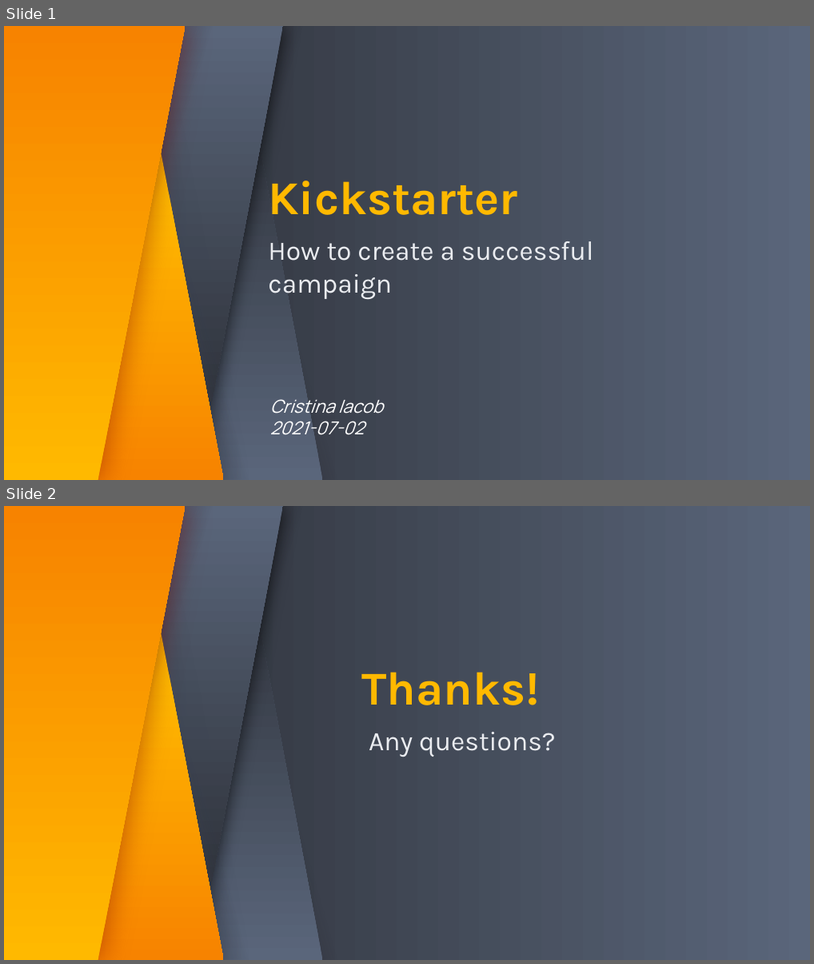
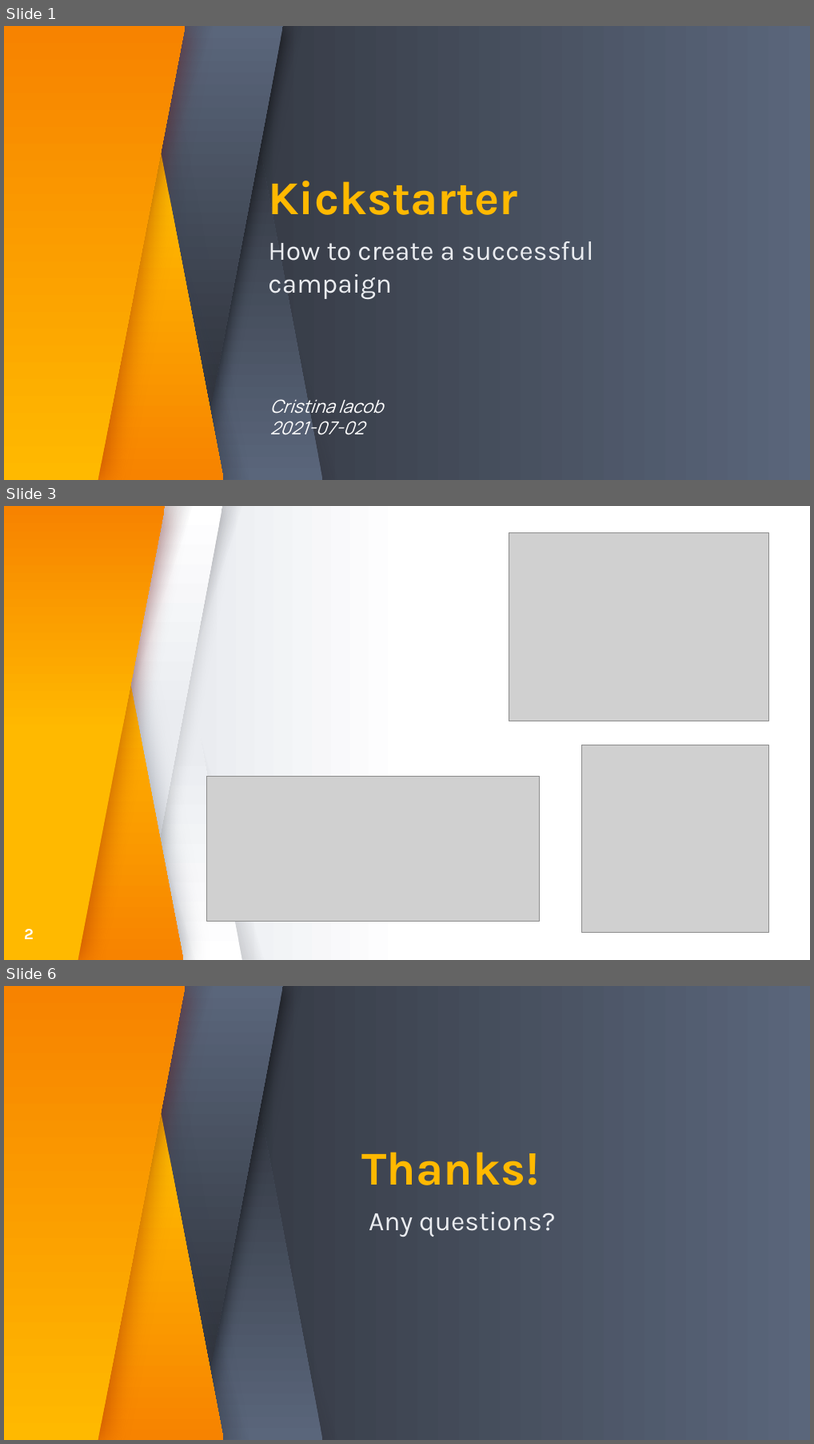
Before and after one commit to cristina-iacob/kickstarter_analysis, a slide deck: kickstarter_analysis.pptx. Shown one above the other, each under a label of ours: slides 1 and 2 before the commit, slides 1, 3 and 6 after it; the slides between them are not shown. The pictures are 814x964 and 814x1444 pixels, drawn with LibreOffice and Linux fonts; fonts in the diff are those of the drawing; grey boxes stand for pictures. Boxes give left, top, right and bottom in pixels: in the first picture for what was removed or moved away, otherwise in the second. Text is boxed around its words. In the diff, an @@ line names an element or a change of style, - is before the commit and + after.

```diff
--- a/kickstarter_analysis.pptx
+++ b/kickstarter_analysis.pptx
@@ slide 3 added at (4,506,810,960), background gradient #FFFFFF to #EAECF0 @@
@@ freeform shape added at (4,506,184,960), fill gradient #FFB900 to #F78300 @@
@@ freeform shape added at (4,506,166,960), fill gradient #FFB900 to #F78300 @@
@@ parallelogram added at (6,506,192,959), fill gradient #3E4655 to #27252C @@
@@ parallelogram added at (22,506,207,959), fill gradient #3E4655 to #27252C @@
@@ parallelogram added at (37,506,222,959), fill gradient #FFFFFF to #EAECF0 @@
@@ parallelogram added at (57,506,242,959), fill gradient #FFFFFF to #EAECF0 @@
@@ parallelogram added at (57,506,242,959), fill gradient #3E4655 to #27252C @@
@@ parallelogram added at (90,506,276,959), fill gradient #3E4655 to #27252C @@
@@ picture added at (509,532,769,720) @@
@@ picture added at (582,744,770,932) @@
@@ picture added at (207,776,539,920) @@
@@ text added at (24,928,34,939), 14 pt, text #FFFFFF, bold @@
+2
@@ what was slide 2 is now slide 6 @@
```
Also in this commit, not shown: 3 other slides added.
